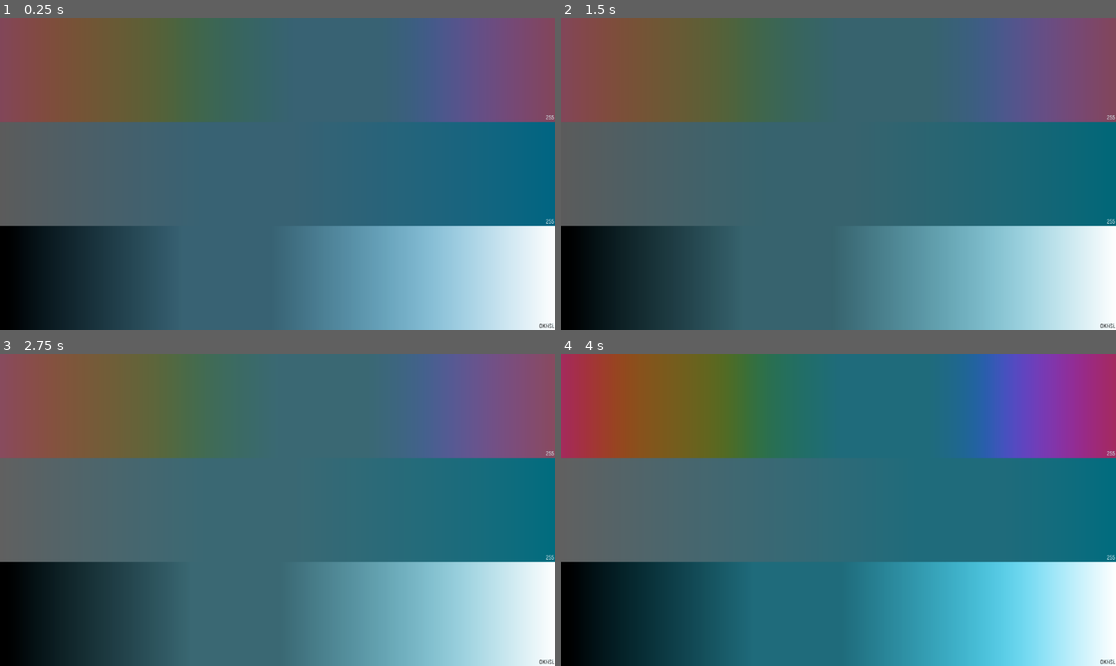
Above: before the commit, frames 1-4 (two rows, left to right).
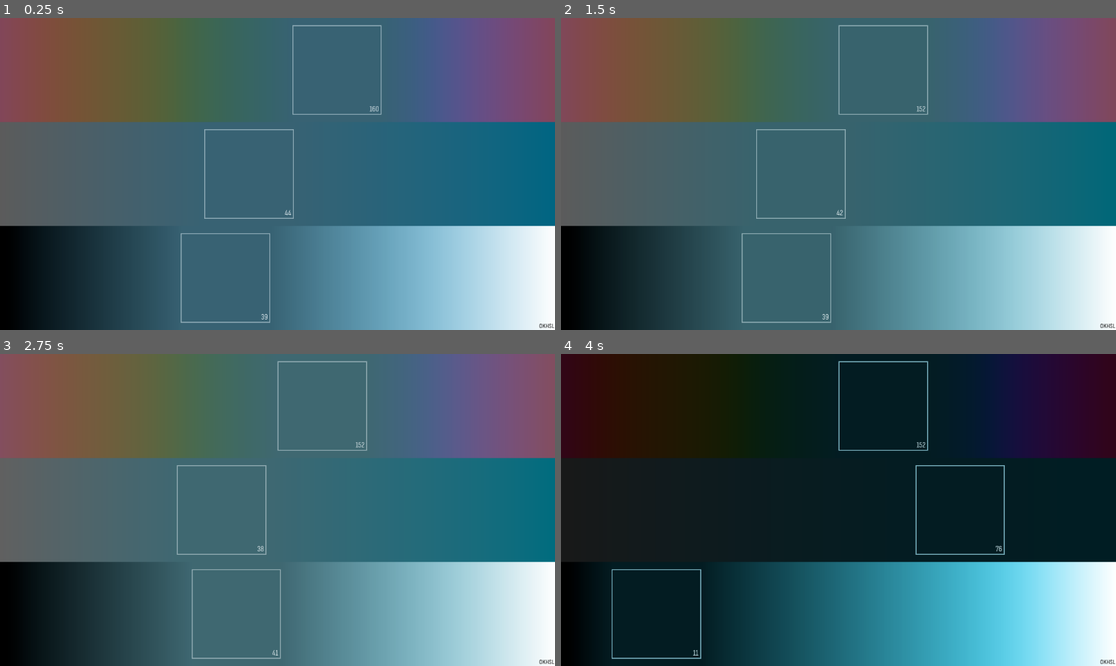
Above: after the commit, the same moments.

Repository: anniryynanen/i-heart-pixels
Game: Godot game, scene res://scenes/dummy.tscn
Same seed, same stepped clock (60 frames per second), same inputs: the game is played once before the commit and once after it.
Inputs (mouse positions are in pixels of both pictures, inside the frame that each line leads up to):
- Up to frame 1 (0.25 s): no input
- Up to frame 2 (1.5 s): tap Enter at 0.5 s; drag from (838, 71) to (894, 105) at 0.52 s; tap Space at 1.25 s; drag from (838, 174) to (810, 236) at 1.27 s
- Up to frame 3 (2.75 s): tap Enter at 2 s; move the mouse to (277, 612) at 2.02 s; click (277, 612) at 2.17 s
- Up to frame 4 (4 s): tap Space at 2.75 s; drag from (810, 572) to (672, 463) at 2.77 s; tap Enter at 3.5 s; move the mouse to (1005, 556) at 3.52 s; click (1005, 556) at 3.67 s

The runs differ from the first frame. In frame 1, 0.8% of the frame differs, in the area x 32-100%, y 2-100%; in frame 2, 0.8%; in frame 3, 0.9%; in frame 4, 76%, in the area x 0-100%, y 0-100%.
Error before the commit: Invalid call. Nonexistent function 'set_key' in base 'Node (settings.gd)'. (res://scenes/main.gd:38)

Commit message:
Scale the app with a signal

Diff:
--- a/project.godot
+++ b/project.godot
@@ -19,8 +19,8 @@
 [autoload]
 
 Settings="*res://scenes/global/settings.tscn"
+Signals="*res://scenes/global/signals.tscn"
 
 [rendering]
 
-renderer/rendering_method="gl_compatibility"
-renderer/rendering_method.mobile="gl_compatibility"
+renderer/rendering_method="mobile"
--- a/scenes/color_editor.tscn
+++ b/scenes/color_editor/color_editor.tscn
@@ -1,9 +1,10 @@
-[gd_scene load_steps=6 format=3 uid="uid://dwl8qyprnb8is"]
+[gd_scene load_steps=7 format=3 uid="uid://dwl8qyprnb8is"]
 
-[ext_resource type="Script" path="res://scenes/color_editor.gd" id="1_pcwig"]
+[ext_resource type="Script" path="res://scenes/color_editor/color_editor.gd" id="1_pcwig"]
 [ext_resource type="FontFile" uid="uid://bny6ttbd3ne51" path="res://fonts/sofia_sans_condensed/SofiaSansCondensed-Regular.ttf" id="2_bi8ge"]
-[ext_resource type="PackedScene" uid="uid://dl1hwv3q6do0e" path="res://scenes/color_slider.tscn" id="2_e58xi"]
-[ext_resource type="PackedScene" uid="uid://cuvv0ttrqqef3" path="res://scenes/color_slider_handle.tscn" id="3_r3fki"]
+[ext_resource type="PackedScene" uid="uid://dl1hwv3q6do0e" path="res://scenes/color_editor/color_slider.tscn" id="2_e58xi"]
+[ext_resource type="PackedScene" uid="uid://cuvv0ttrqqef3" path="res://scenes/color_editor/color_slider_handle.tscn" id="3_r3fki"]
+[ext_resource type="Script" path="res://scenes/scalable_label.gd" id="4_y57f0"]
 
 [sub_resource type="LabelSettings" id="LabelSettings_s3oli"]
 font = ExtResource("2_bi8ge")
@@ -60,6 +61,7 @@
 grow_vertical = 0
 text = "OKHSL"
 label_settings = SubResource("LabelSettings_s3oli")
+script = ExtResource("4_y57f0")
 
 [node name="Handles" type="VBoxContainer" parent="."]
 layout_mode = 1
--- a/scenes/color_slider.tscn
+++ b/scenes/color_editor/color_slider.tscn
@@ -1,6 +1,6 @@
 [gd_scene load_steps=2 format=3 uid="uid://dl1hwv3q6do0e"]
 
-[ext_resource type="Script" path="res://scenes/color_slider.gd" id="1_n3edj"]
+[ext_resource type="Script" path="res://scenes/color_editor/color_slider.gd" id="1_n3edj"]
 
 [node name="ColorSlider" type="Control"]
 layout_mode = 3
--- a/scenes/color_slider_handle.tscn
+++ b/scenes/color_editor/color_slider_handle.tscn
@@ -1,11 +1,11 @@
-[gd_scene load_steps=4 format=3 uid="uid://cuvv0ttrqqef3"]
+[gd_scene load_steps=5 format=3 uid="uid://cuvv0ttrqqef3"]
 
-[ext_resource type="Script" path="res://scenes/color_slider_handle.gd" id="1_ay6ai"]
+[ext_resource type="Script" path="res://scenes/color_editor/color_slider_handle.gd" id="1_ay6ai"]
 [ext_resource type="FontFile" uid="uid://bny6ttbd3ne51" path="res://fonts/sofia_sans_condensed/SofiaSansCondensed-Regular.ttf" id="2_d4h8n"]
+[ext_resource type="Script" path="res://scenes/scalable_label.gd" id="3_u0q4i"]
 
 [sub_resource type="LabelSettings" id="LabelSettings_ynx8q"]
 font = ExtResource("2_d4h8n")
-font_size = 14
 
 [node name="ColorSliderHandle" type="Control"]
 layout_mode = 3
@@ -42,3 +42,5 @@
 grow_vertical = 0
 text = "255"
 label_settings = SubResource("LabelSettings_ynx8q")
+horizontal_alignment = 2
+script = ExtResource("3_u0q4i")
--- a/scenes/global/settings.gd
+++ b/scenes/global/settings.gd
@@ -6,7 +6,7 @@
 var file: ConfigFile = ConfigFile.new()
 
 
-func has_key(section: String, key: String) -> bool:
+func has_value(section: String, key: String) -> bool:
     return file.has_section_key(section, key)
 
 
--- /dev/null
+++ b/scenes/global/signals.gd
@@ -0,0 +1,3 @@
+extends Node
+
+signal app_scale_changed(app_scale: float)
--- /dev/null
+++ b/scenes/global/signals.tscn
@@ -0,0 +1,6 @@
+[gd_scene load_steps=2 format=3 uid="uid://cbvyx0fccfpgq"]
+
+[ext_resource type="Script" path="res://scenes/global/signals.gd" id="1_2hb6d"]
+
+[node name="Signals" type="Node"]
+script = ExtResource("1_2hb6d")
--- a/scenes/main.gd
+++ b/scenes/main.gd
@@ -1,21 +1,10 @@
-extends Control
+extends HBoxContainer
 
 var settings_loaded = false
-var orig_font_sizes: Dictionary = {}
 
 
 func _ready() -> void:
     load_settings()
-
-
-func _notification(what: int) -> void:
-    # The app is quitting
-    if what == NOTIFICATION_WM_CLOSE_REQUEST:
-        if get_window().mode == Window.Mode.MODE_WINDOWED:
-            Settings.set_value("window", "x", get_window().position.x)
-            Settings.set_value("window", "y", get_window().position.y)
-            Settings.save()
-        get_tree().quit()
 
 
 func _on_resized() -> void:
@@ -31,34 +20,32 @@
     Settings.queue_save()
 
 
+func _notification(what: int) -> void:
+    # The app is quitting
+    if what == NOTIFICATION_WM_CLOSE_REQUEST:
+        if get_window().mode == Window.Mode.MODE_WINDOWED:
+            Settings.set_value("window", "x", get_window().position.x)
+            Settings.set_value("window", "y", get_window().position.y)
+            Settings.save()
+        get_tree().quit()
+
+
 func load_settings() -> void:
     Settings.load()
 
-    if not Settings.has_key("app", "scale"):
-        Settings.set_key("app", "scale", 1.0)
+    if not Settings.has_value("app", "scale"):
+        Settings.set_value("app", "scale", 1.0)
+    Signals.app_scale_changed.emit(Settings.get_value("app", "scale"))
 
-    set_app_scale(Settings.get_value("app", "scale"))
-
-    if Settings.has_key("window", "x"):
+    if Settings.has_value("window", "x"):
         get_window().position.x = Settings.get_value("window", "x")
         get_window().position.y = Settings.get_value("window", "y")
 
-    var default_width = ProjectSettings.get_setting("display/window/size/viewport_width")
-    var default_height = ProjectSettings.get_setting("display/window/size/viewport_height")
-    get_window().size.x = Settings.get_value("window", "width", default_width)
-    get_window().size.y = Settings.get_value("window", "height", default_height)
-    get_window().mode = Settings.get_value("window", "mode", Window.Mode.MODE_WINDOWED)
+    if Settings.has_value("window", "width"):
+        get_window().size.x = Settings.get_value("window", "width")
+        get_window().size.y = Settings.get_value("window", "height")
+
+    if Settings.has_value("window", "mode"):
+        get_window().mode = Settings.get_value("window", "mode")
 
     settings_loaded = true
-
-
-func set_app_scale(app_scale: float) -> void:
-    for label: Label in find_children("*", "Label"):
-        if not label.label_settings:
-            continue
-
-        var id: int = label.label_settings.get_instance_id()
-        if id not in orig_font_sizes:
-            orig_font_sizes[id] = label.label_settings.font_size
-
-        label.label_settings.font_size = roundi(app_scale * orig_font_sizes[id])
--- a/scenes/main.tscn
+++ b/scenes/main.tscn
@@ -1,10 +1,9 @@
 [gd_scene load_steps=3 format=3 uid="uid://dpqpbds16fmgh"]
 
-[ext_resource type="PackedScene" uid="uid://dwl8qyprnb8is" path="res://scenes/color_editor.tscn" id="1_ntfhl"]
+[ext_resource type="PackedScene" uid="uid://dwl8qyprnb8is" path="res://scenes/color_editor/color_editor.tscn" id="1_ntfhl"]
 [ext_resource type="Script" path="res://scenes/main.gd" id="1_qg5aj"]
 
-[node name="Main" type="Control"]
-layout_mode = 3
+[node name="Main" type="HBoxContainer"]
 anchors_preset = 15
 anchor_right = 1.0
 anchor_bottom = 1.0
@@ -13,7 +12,8 @@
 script = ExtResource("1_qg5aj")
 
 [node name="ColorEditor" parent="." instance=ExtResource("1_ntfhl")]
-layout_mode = 1
+layout_mode = 2
+size_flags_horizontal = 3
 color = Color(0.215686, 0.384314, 0.45098, 1)
 
 [connection signal="resized" from="." to="." method="_on_resized"]
--- /dev/null
+++ b/scenes/scalable_label.gd
@@ -0,0 +1,16 @@
+class_name ScalableLabel
+extends Label
+
+var orig_font_size: int
+
+
+func _ready() -> void:
+    if not label_settings:
+        label_settings = LabelSettings.new()
+    orig_font_size = label_settings.font_size
+
+    Signals.app_scale_changed.connect(_on_app_scale_changed)
+
+
+func _on_app_scale_changed(app_scale: float) -> void:
+    label_settings.font_size = roundi(app_scale * orig_font_size)
--- /dev/null
+++ b/scenes/scalable_label.tscn
@@ -0,0 +1,8 @@
+[gd_scene load_steps=2 format=3 uid="uid://cs68oqopi8ruw"]
+
+[ext_resource type="Script" path="res://scenes/scalable_label.gd" id="1_1lihr"]
+
+[node name="ScalableLabel" type="Label"]
+offset_right = 1.0
+offset_bottom = 23.0
+script = ExtResource("1_1lihr")
Renamed: scenes/color_editor.gd -> scenes/color_editor/color_editor.gd
Renamed: scenes/color_slider.gd -> scenes/color_editor/color_slider.gd
Renamed: scenes/color_slider_handle.gd -> scenes/color_editor/color_slider_handle.gd
